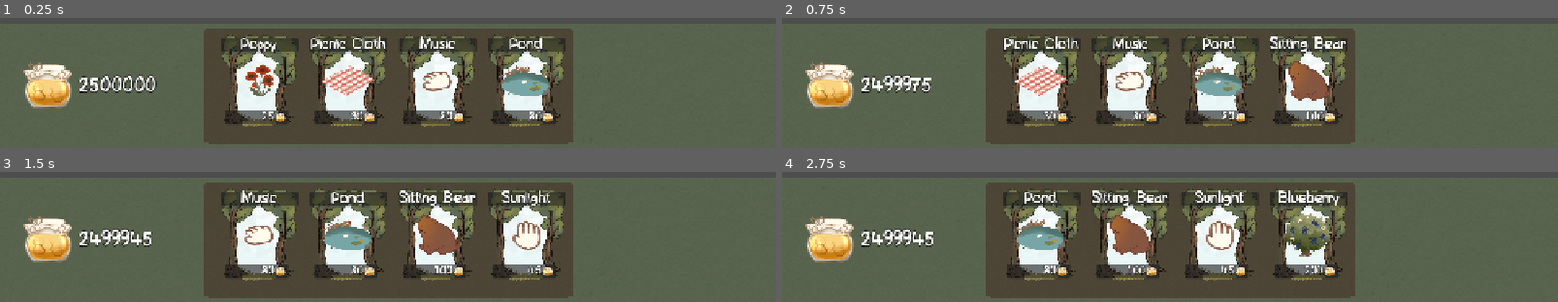
Above: before the commit, frames 1-4 (two rows, left to right).
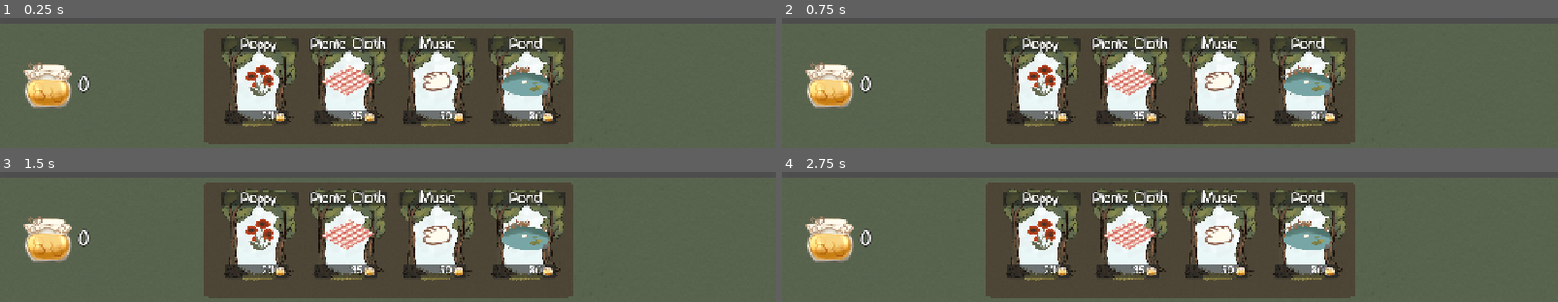
Above: after the commit, the same moments.

Repository: starcereal/project-bears
Game: Godot game, scene res://Scenes/UI/hud.tscn
Two runs of this game, one before a commit and one after it. Both use one fixed random seed, a clock stepped at 60 frames per second and the inputs below. This scene is started directly instead of the project's main scene. Sound files missing from this copy of the repository are replaced by a short silence.
Inputs (mouse positions are in pixels of both pictures, inside the frame that each line leads up to):
- Up to frame 1 (0.25 s): no input
- Up to frame 2 (0.75 s): click (1038, 80) at 0.52 s
- Up to frame 3 (1.5 s): click (256, 234) at 1.27 s
- Up to frame 4 (2.75 s): click (1038, 234) at 2.02 s

The runs differ from the first frame. In frame 1, 1.0% of the frame differs, in the area x 9-59%, y 43-78%; in frame 2, 6.5%; in frame 3, 6.5%; in frame 4, 6.8%, in the area x 9-72%, y 14-80%.

Commit message:
added functional upgrades

Diff:
--- a/Scripts/Structures/clickable_structure.gd
+++ b/Scripts/Structures/clickable_structure.gd
@@ -25,10 +25,10 @@
 func give_currency():
 	match currency_type:
 		0: #honey
-			Global.honey_count += 1
+			Global.honey_count += Global.honey_per_click
 		1: #pollen
 			Global.pollen_count += 1
 		2: #diamond
 			Global.diamond_count += 1
 		_:
-			Global.honey_count += 1
+			Global.honey_count += Global.honey_per_click
--- a/Scripts/UI/hud.gd
+++ b/Scripts/UI/hud.gd
@@ -69,7 +69,57 @@
 	current_options -= 1
 	collected_upgrades.append(upgrade)
 	match upgrade:
-		pass
+		"poppy":
+			Global.honey_per_second += 1
+		"picniccloth":
+			Global.honey_per_second += 5
+		"music":
+			Global.honey_per_second += 5
+		"pond":
+			Global.honey_per_second += 5
+		"sittingbear":
+			Global.honey_per_click += 3
+		"sunlight":
+			Global.honey_per_second += 6
+		"blueberry":
+			Global.honey_per_second += 8
+		"cloverfield":
+			Global.honey_per_second += 11
+		"treelevel2":
+			#level up bar?
+			pass
+		"jamjar":
+			Global.honey_per_second += 14
+		"wind":
+			Global.honey_per_second += 17
+		"beehive":
+			Global.honey_per_second += 20
+		"picnicbasket":
+			Global.honey_per_click *= 1.5
+		"pie":
+			Global.honey_per_second += 22
+		"sando":
+			Global.honey_per_second += 31
+		"sandobear":
+			Global.honey_per_second += 40
+		"mixedberry":
+			Global.honey_per_second += 50
+		"treelevel3":
+			Global.honey_per_click *= 2
+		"coolmusic":
+			Global.honey_per_second += 60
+		"honeypot":
+			Global.honey_per_second += 65
+		"strawberry":
+			Global.honey_per_second += 80
+		"picniccloth2":
+			Global.honey_per_second += 100
+		"sleepingbear":
+			Global.honey_per_click += 20
+		"treelevel4":
+			Global.honey_per_click *= 2
+		"winner":
+			pass
 	populate_upgrade_container()
 	#here is where the magic happens
 
--- a/Scripts/Utility/Global.gd
+++ b/Scripts/Utility/Global.gd
@@ -1,8 +1,8 @@
 extends Node
 
 # hold currency here; hold as float, show as int
-var honey_count : float = 2500000
-var pollen_count : float = 25000000
+var honey_count : float = 0
+var pollen_count : float = 0
 var diamond_count : float = 0
 
 # hold total money per second, we can run it through HUD
--- a/Scripts/Utility/UpgradesDB.gd
+++ b/Scripts/Utility/UpgradesDB.gd
@@ -15,7 +15,7 @@
 		"displayname": "Poppy",
 		"description": "Lay the foundation.",
 		"costttype": "honey",
-		"basecost": 25,
+		"basecost": 20,
 		"prerequisite": [],
 		"scale": .45
 	},
@@ -24,7 +24,7 @@
 		"displayname": "Picnic Cloth",
 		"description": "Increase the power of your clicks.",
 		"costttype": "honey",
-		"basecost": 30,
+		"basecost": 35,
 		"prerequisite": [],
 		"scale": .25
 	},
@@ -32,8 +32,8 @@
 		"icon": ICON_PATH + "petting_cursor.png",
 		"displayname": "Music",
 		"description": "Don't stop that music.",
-		"costttype": "pollen",
-		"basecost": 80,
+		"costttype": "honey",
+		"basecost": 50,
 		"prerequisite": [],
 		"scale": 1
 	},
@@ -41,7 +41,7 @@
 		"icon": ICON_PATH + "pond.png",
 		"displayname": "Pond",
 		"description": "Increase the power of your clicks.",
-		"costttype": "pollen",
+		"costttype": "honey",
 		"basecost": 80,
 		"prerequisite": [],
 		"scale": .2
@@ -51,7 +51,7 @@
 		"displayname": "Sitting Bear",
 		"description": "The wilds needs more sitters..",
 		"costttype": "honey",
-		"basecost": 100,
+		"basecost": 105,
 		"prerequisite": [],
 		"scale": .4
 	},
@@ -59,8 +59,8 @@
 		"icon": ICON_PATH + "pet_cursor.png",
 		"displayname": "Sunlight",
 		"description": "Let the sun shine upon you, warrior.",
-		"costttype": "pollen",
-		"basecost": 45,
+		"costttype": "honey",
+		"basecost": 265,
 		"prerequisite": [],
 		"scale": 1
 	},
@@ -68,8 +68,8 @@
 		"icon": ICON_PATH + "bush_blueberry.png",
 		"displayname": "Blueberry",
 		"description": "Increase the power of your clicks.",
-		"costttype": "pollen",
-		"basecost": 200,
+		"costttype": "honey",
+		"basecost": 333,
 		"prerequisite": [],
 		"scale": .3
 	},
@@ -78,7 +78,7 @@
 		"displayname": "Clover Field",
 		"description": "Drops a cool flower.",
 		"costttype": "honey",
-		"basecost": 100,
+		"basecost": 500,
 		"prerequisite": [],
 		"scale": .3
 	},
@@ -87,7 +87,7 @@
 		"displayname": "Level 2 Tree",
 		"description": "Drops a cool flower.",
 		"costttype": "honey",
-		"basecost": 200,
+		"basecost": 600,
 		"prerequisite": [],
 		"scale": .075
 
@@ -97,35 +97,35 @@
 		"displayname": "Jam Jar",
 		"description": "Delicious berry JAM.",
 		"costttype": "honey",
-		"basecost": 100,
-		"prerequisite": ["blueberry"],
+		"basecost": 750,
+		"prerequisite": [],
 		"scale": .7
 	},
 	"wind": {
 		"icon": ICON_PATH + "pet_cursor.png",
 		"displayname": "Wind",
 		"description": "Wind to blow honey to you.",
-		"costttype": "pollen",
-		"basecost": 75,
-		"prerequisite": ["treelevel2"],
+		"costttype": "honey",
+		"basecost": 850,
+		"prerequisite": [],
 		"scale": 1
 	},
 	"beehive": {
 		"icon": ICON_PATH + "beehive.png",
 		"displayname": "Beehive",
 		"description": "SUMMON THE BEES.",
-		"costttype": "pollen",
-		"basecost": 75,
-		"prerequisite": ["treelevel2"],
+		"costttype": "honey",
+		"basecost": 1000,
+		"prerequisite": [],
 		"scale": .6
 	},
 	"pie": {
 		"icon": ICON_PATH + "pie.png",
 		"displayname": "Riddler Pie",
 		"description": "A mix of honey and fruits combine to create something yummy.",
-		"costttype": "pollen",
+		"costttype": "honey",
 		"basecost": 1175,
-		"prerequisite": ["treelevel2"],
+		"prerequisite": [],
 		"scale": .8
 	},
 	"picnicbasket": {
@@ -133,8 +133,8 @@
 		"displayname": "Picnic Basket",
 		"description": "Drops a cool flower.",
 		"costttype": "honey",
-		"basecost": 750,
-		"prerequisite": ["treelevel2"],
+		"basecost": 1337,
+		"prerequisite": [],
 		"scale": .65
 	},
 	"sando": {
@@ -142,25 +142,25 @@
 		"displayname": "Sando",
 		"description": "Whats a picnic w/o sando?",
 		"costttype": "honey",
-		"basecost": 750,
-		"prerequisite": ["treelevel2"],
+		"basecost": 1450,
+		"prerequisite": [],
 		"scale": 1
 	},
 	"sandobear": {
-		"icon": ICON_PATH + "sando.png",
+		"icon": ICON_PATH + "sandobear.png",
 		"displayname": "Sando Bear",
 		"description": "The bear hungers for sando.",
 		"costttype": "honey",
-		"basecost": 1005,
-		"prerequisite": ["sando"],
+		"basecost": 1738,
+		"prerequisite": [],
 		"scale": .5
 	},
 	"mixedberry": {
 		"icon": ICON_PATH + "bush_mixedberry.png",
 		"displayname": "Mixed Berries",
 		"description": "Increase the power of your clicks.",
-		"costttype": "pollen",
-		"basecost": 1738,
+		"costttype": "honey",
+		"basecost": 1993,
 		"prerequisite": [],
 		"scale": .25
 	},
@@ -169,7 +169,7 @@
 		"displayname": "Level 3 Tree",
 		"description": "Drops a cool flower.",
 		"costttype": "honey",
-		"basecost": 1800,
+		"basecost": 2200,
 		"prerequisite": ["treelevel2"],
 		"scale": .075
 	},
@@ -178,8 +178,8 @@
 		"displayname": "Cool Music",
 		"description": "Drops a cool flower.",
 		"costttype": "honey",
-		"basecost": 755,
-		"prerequisite": ["treelevel3"],
+		"basecost": 2500,
+		"prerequisite": [],
 		"scale": .45
 	},
 	"honeypot": {
@@ -187,17 +187,17 @@
 		"displayname": "Honey Pot",
 		"description": "A place to store honey.",
 		"costttype": "honey",
-		"basecost": 10000,
-		"prerequisite": ["treelevel3"],
+		"basecost": 2750,
+		"prerequisite": [],
 		"scale": .8
 	},
 	"strawberry": {
 		"icon": ICON_PATH + "bush_strawberry.png",
 		"displayname": "Strawberry",
 		"description": "Increase the power of your clicks.",
-		"costttype": "pollen",
-		"basecost": 45,
-		"prerequisite": ["blueberry"],
+		"costttype": "honey",
+		"basecost": 3000,
+		"prerequisite": [],
 		"scale": .35
 	},
 	"clicksound": {
@@ -205,8 +205,8 @@
 		"displayname": "Cool Click Sound",
 		"description": "Drops a cool flower.",
 		"costttype": "honey",
-		"basecost": 10000,
-		"prerequisite": ["treelevel3"],
+		"basecost": 3005,
+		"prerequisite": [],
 		"scale": 1
 	},
 	"picniccloth2": {
@@ -214,8 +214,8 @@
 		"displayname": "Cooler Picnic Cloth",
 		"description": "Come hang around a while.",
 		"costttype": "honey",
-		"basecost": 10000,
-		"prerequisite": ["treelevel3"],
+		"basecost": 3200,
+		"prerequisite": [],
 		"scale": .25
 	},
 	"sleepingbear": {
@@ -223,8 +223,8 @@
 		"displayname": "Sleeping Bear",
 		"description": "Drops a cool flower.",
 		"costttype": "honey",
-		"basecost": 10000,
-		"prerequisite": ["treelevel3"],
+		"basecost": 4000,
+		"prerequisite": [],
 		"scale": .4
 	},
 	"treelevel4": {
@@ -232,8 +232,8 @@
 		"displayname": "Level 4 Tree",
 		"description": "In full bloom..",
 		"costttype": "honey",
-		"basecost": 10000,
-		"prerequisite": ["treelevel3"],
+		"basecost": 4500,
+		"prerequisite": [],
 		"scale": .075
 	},
 	"winner": {
@@ -241,7 +241,7 @@
 		"displayname": "Riddle Bear (YOU WIN)",
 		"description": "The Riddle Bear has an answer for you.",
 		"costttype": "honey",
-		"basecost": 15000,
+		"basecost": 5500,
 		"prerequisite": ["treelevel4"],
 		"scale": .3
 	},
--- a/project.godot
+++ b/project.godot
@@ -26,6 +26,7 @@
 window/size/viewport_width=1280
 window/size/viewport_height=720
 window/stretch/mode="canvas_items"
+mouse_cursor/custom_image="uid://nxybhv0di6vl"
 
 [global_group]
 
